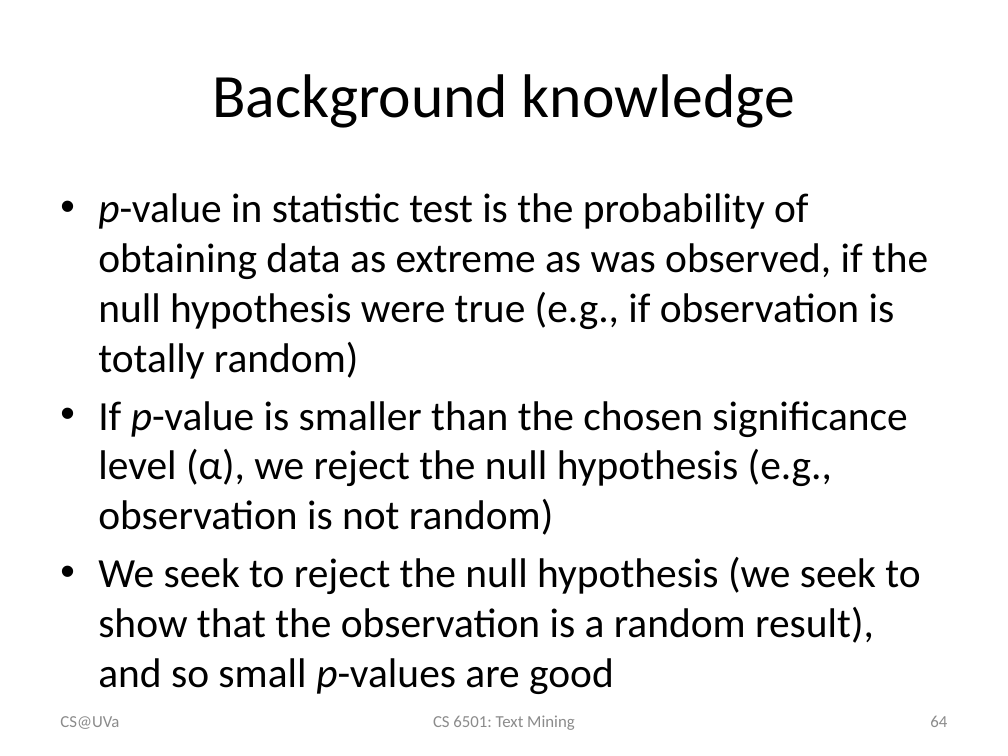
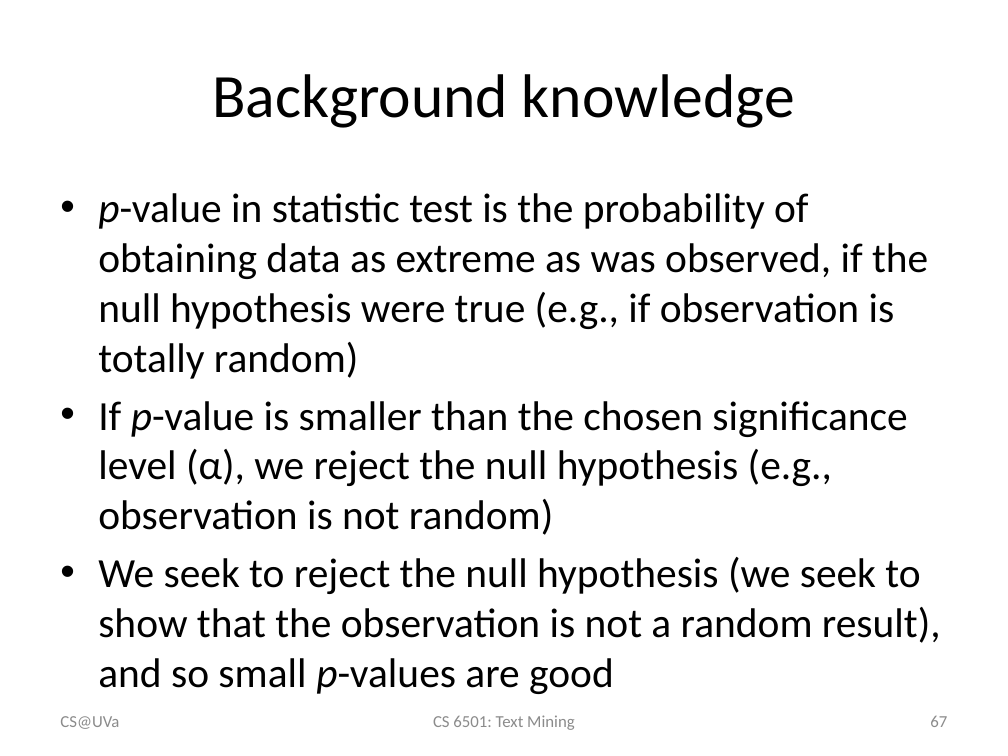
Before and after one commit to wang296/CS6501-Text-Mining, a slide deck: slide 67 of docs/TextCategorization.pptx (slide 64 before the commit). Drawn at 1008x756 pixels with LibreOffice and Linux fonts; fonts in the diff are those of the drawing. Boxes give left, top, right and bottom in pixels: in the first picture for what was removed or moved away, otherwise in the second. Text is boxed around its words. In the diff, an @@ line names an element or a change of style, - is before the commit and + after.

```diff
--- a/docs/TextCategorization.pptx
+++ b/docs/TextCategorization.pptx
@@ text at bbox=[98, 557, 941, 694]: text changed @@
-• We seek to reject the null hypothesis (we seek to show that the observation is a random result), and so small p-values are good
+• We seek to reject the null hypothesis (we seek to show that the observation is not a random result), and so small p-values are good
@@ page number at bbox=[930, 716, 947, 727]: text changed @@
-64
+67
```
Also in this commit, not shown: 4 other slides changed, 3 slides added, 6 other files.
